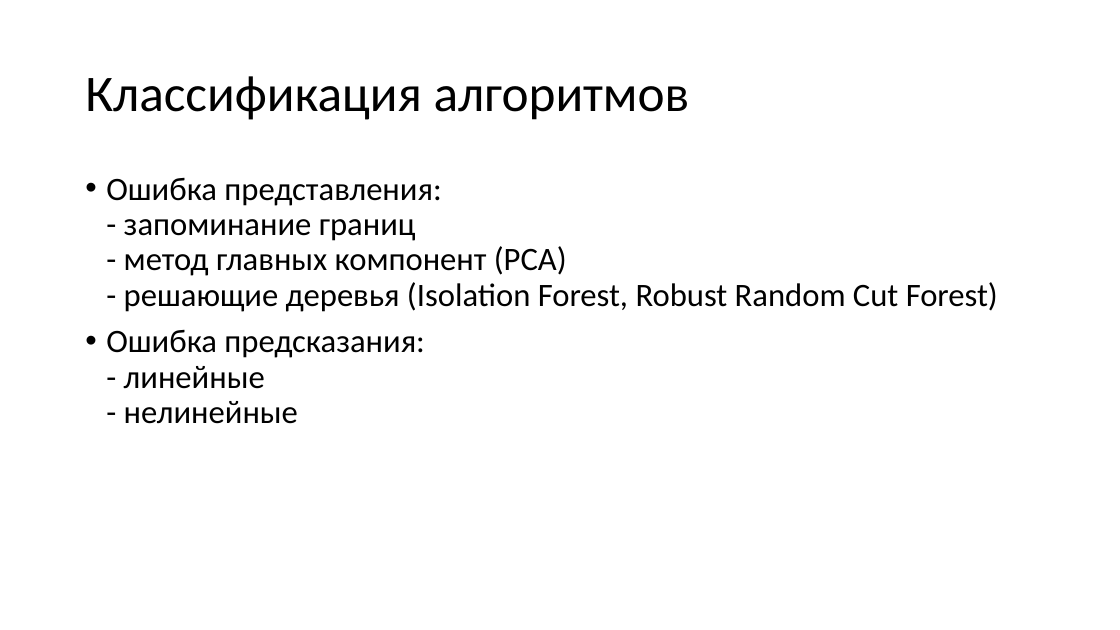
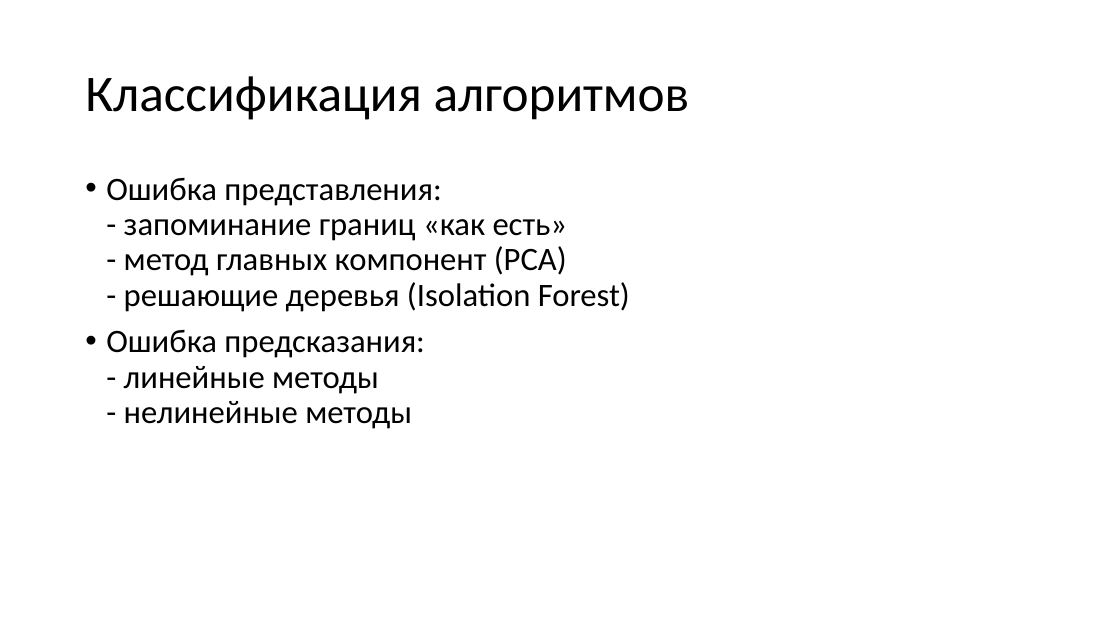
Before and after one commit to sau114/skillfactory_rds, a slide deck: slide 14 of module_final/story.pptx (slide 10 before the commit). Drawn at 1120x630 pixels with LibreOffice and Linux fonts; fonts in the diff are those of the drawing. Boxes give left, top, right and bottom in pixels: in the first picture for what was removed or moved away, otherwise in the second. Text is boxed around its words. In the diff, an @@ line names an element or a change of style, - is before the commit and + after.

```diff
--- a/module_final/story.pptx
+++ b/module_final/story.pptx
@@ text at (106,177,630,429): text changed @@
-• Ошибка представления:
-  - запоминание границ
-  - метод главных компонент (PCA)
-  - решающие деревья (Isolation Forest, Robust Random Cut Forest)
-• Ошибка предсказания:
-  - линейные
-  - нелинейные
+• Ошибка представления:
+  - запоминание границ «как есть»
+  - метод главных компонент (PCA)
+  - решающие деревья (Isolation Forest)
+• Ошибка предсказания:
+  - линейные методы
+  - нелинейные методы
```
Also in this commit, not shown: 16 other slides changed, 8 slides added, 1 slide removed, 2 other files.
